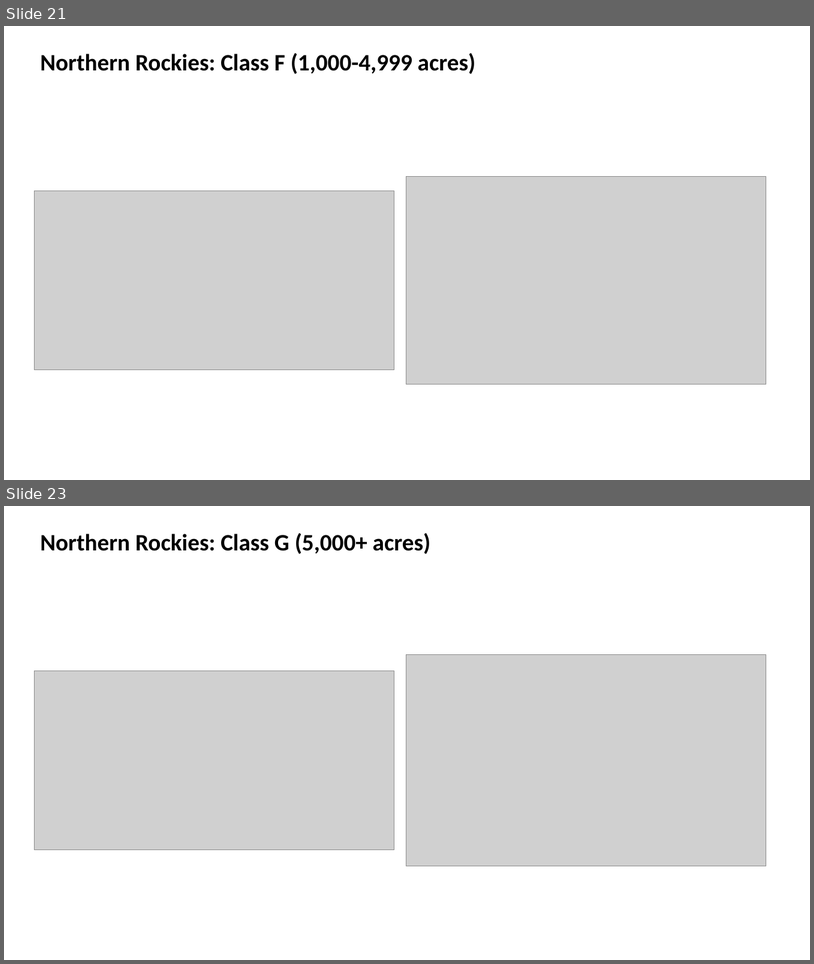
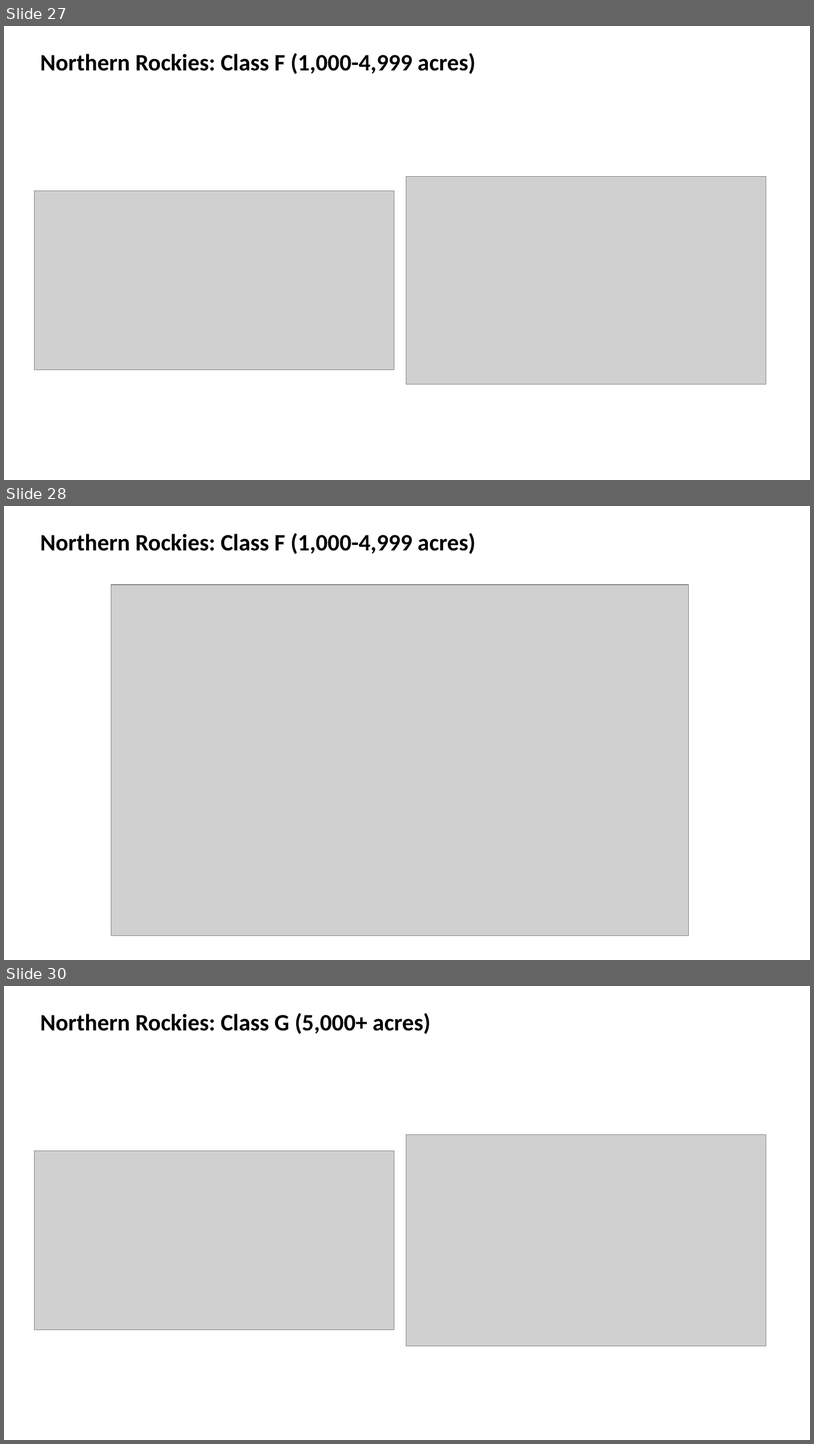
Before and after one commit to JJsouth/wgu_wildfire_capstone, a slide deck: decks/Northern Rockies.pptx. Shown one above the other, each under a label of ours: slides 21 and 23 before the commit, slides 27, 28 and 30 after it; the slides between them are not shown. The pictures are 814x964 and 814x1444 pixels, drawn with LibreOffice and Linux fonts; fonts in the diff are those of the drawing; grey boxes stand for pictures. Boxes give left, top, right and bottom in pixels: in the first picture for what was removed or moved away, otherwise in the second. Text is boxed around its words. In the diff, an @@ line names an element or a change of style, - is before the commit and + after.

```diff
--- a/decks/Northern Rockies.pptx
+++ b/decks/Northern Rockies.pptx
@@ slide 28 added at (4,506,810,960), background #FFFFFF @@
@@ text added at (40,533,476,554), 28 pt, text #000000, bold @@
+Northern Rockies: Class F (1,000-4,999 acres)
@@ picture added at (111,585,689,936) @@
@@ what was slide 21 is now slide 27 @@
@@ what was slide 23 is now slide 30 @@
```
Also in this commit, not shown: 13 slides changed, 6 other slides added, 10 other files.
